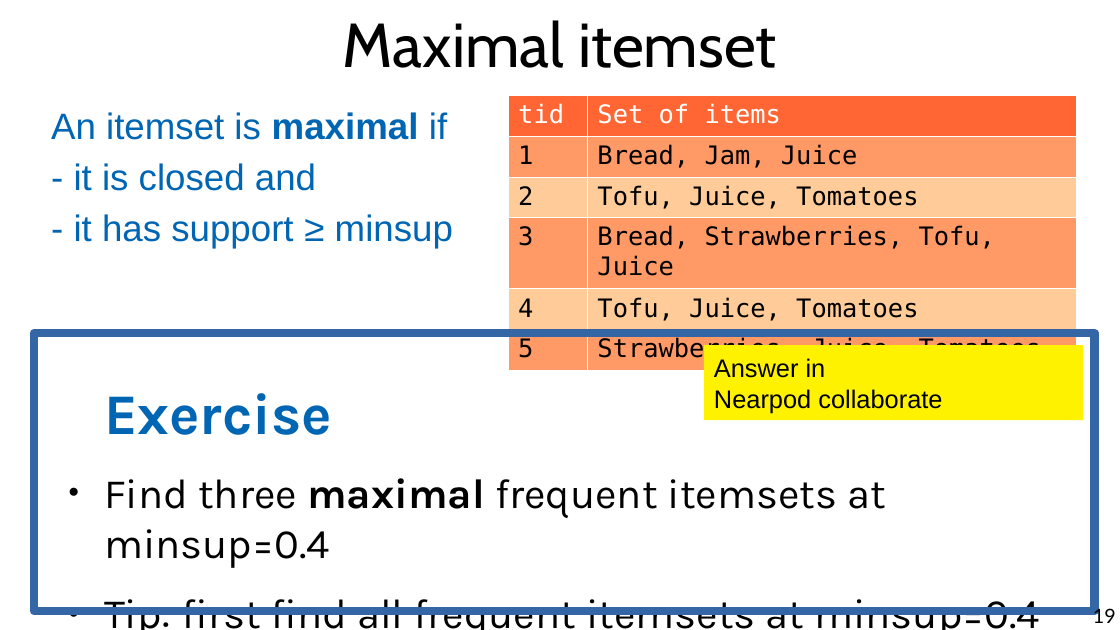
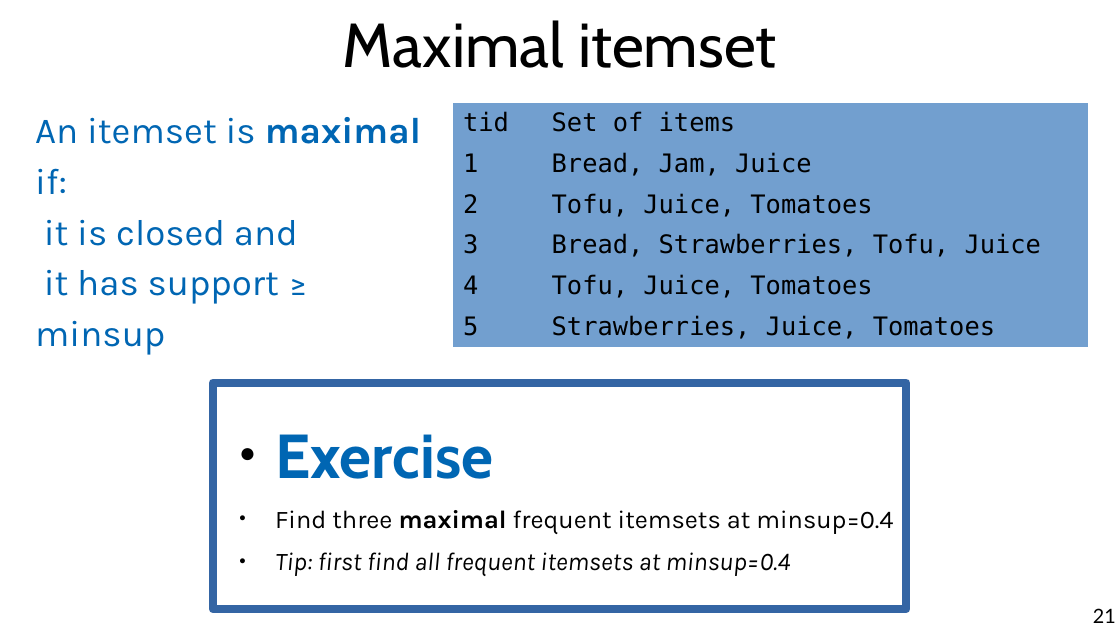
Before and after one commit to marco-calautti/data-mining-course, a slide deck: slide 21 of theory/odp/tt11_itemsets.odp (slide 19 before the commit). Drawn at 1120x630 pixels with LibreOffice and Linux fonts; fonts in the diff are those of the drawing. Boxes give left, top, right and bottom in pixels: in the first picture for what was removed or moved away, otherwise in the second. Text is boxed around its words. In the diff, an @@ line names an element or a change of style, - is before the commit and + after.

```diff
--- a/theory/odp/tt11_itemsets.odp
+++ b/theory/odp/tt11_itemsets.odp
@@ text at box(35, 117, 421, 304): text changed; font Arial to Karla @@
-An itemset is maximal if
-- it is closed and
-- it has support ≥ minsup
+An itemset is maximal if:
+it is closed and
+it has support ≥ minsup
@@ table at box(453, 104, 1088, 344) @@
@@ fill #FF6633 to #729FCF in row 1 @@
@@ fill #FF9966 to #729FCF in 6 cells @@
@@ fill #FFCC99 to #729FCF in 4 cells @@
@@ text colour #FFFFFF to #000000 in "tid", "Set of items" @@
@@ borders changed @@
@@ table: place and size @@
-table at box(508, 96, 1076, 367)
+table at box(453, 104, 1088, 344)
@@ rectangle removed at box(35, 333, 1096, 612) @@
@@ rectangle removed at box(704, 346, 1083, 421) @@
-Answer in
-Nearpod collaborate
@@ rectangle "Exercise": place and size @@
-rectangle "Exercise" at box(104, 393, 1040, 630)
+rectangle "Exercise" at box(213, 383, 907, 610)
@@ rectangle "Exercise" at box(213, 383, 907, 610): size 40.7 to 44 pt, font Karla to Cabin in "Exercise"; size 29.6 to 18 pt; italic on in "Tip: first find all frequent itemsets at ..."; bullet none to ●; less space between paragraphs; vertical alignment top to middle; outline none to #3465A4 6.01 pt @@
@@ page number at box(1093, 608, 1116, 623): text changed @@
-19
+21
```
Also in this commit, not shown: 17 other slides changed, 3 slides added, 2 other files.
